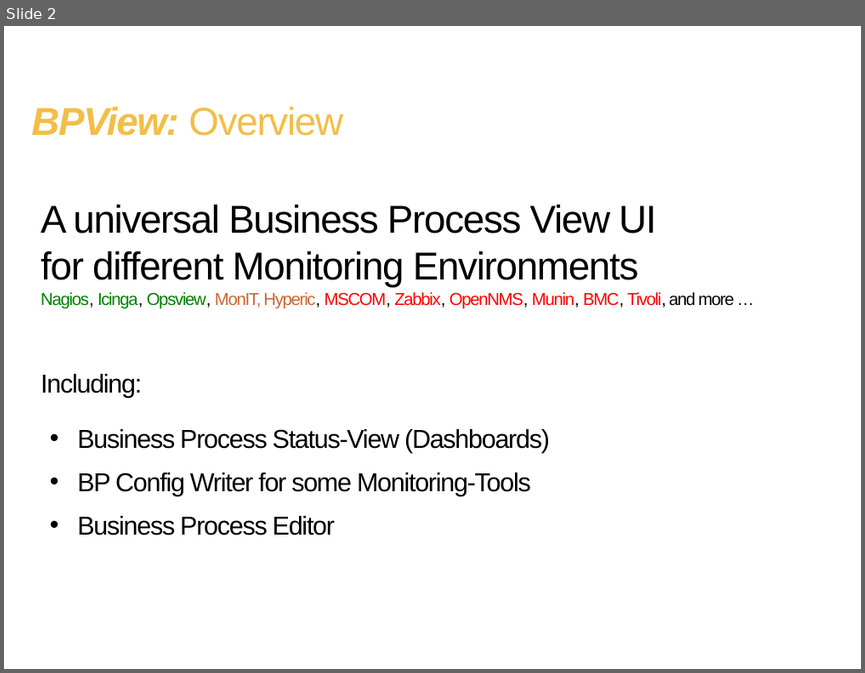
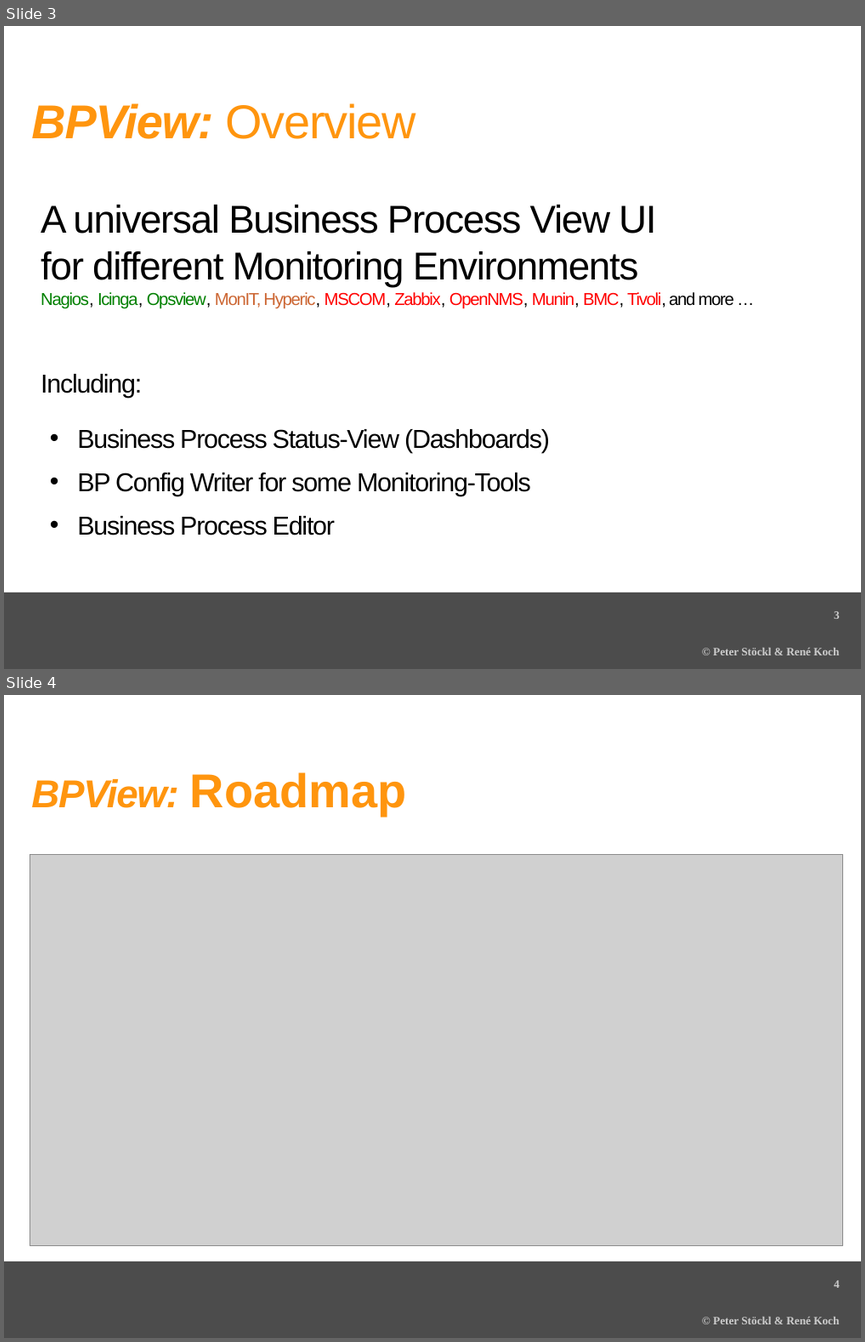
Before and after one commit to BPView/BPView, a slide deck: docs/BPView - The_Project.odp. Shown one above the other, each under a label of ours: slide 2 before the commit, slides 3 and 4 after it. The pictures are 865x673 and 865x1342 pixels, drawn with LibreOffice and Linux fonts; fonts in the diff are those of the drawing; grey boxes stand for pictures; background and template pictures are left out. Boxes give left, top, right and bottom in pixels: in the first picture for what was removed or moved away, otherwise in the second. Text is boxed around its words. In the diff, an @@ line names an element or a change of style, - is before the commit and + after.

```diff
--- a/docs/BPView - The_Project.odp
+++ b/docs/BPView - The_Project.odp
@@ slide 4 added at <box>4,695,861,1338</box>, background #FFFFFF; not listed: 1 template element that a slide beside it also shows @@
@@ title added at <box>31,772,406,816</box>, 36 pt, text #FF950E, bold, italic @@
+BPView: Roadmap
@@ picture added at <box>30,855,843,1247</box> @@
@@ page number added at <box>834,1280,840,1287</box>, 10.5 pt, text #CCCCCC, bold @@
+4
@@ text added at <box>713,1316,839,1324</box>, 10.5 pt, text #CCCCCC, bold @@
+© Peter Stöckl & René Koch
@@ what was slide 2 is now slide 3 @@
@@ slide 3 changed as well @@
@@ title "BPView: Overview" at <box>31,103,416,139</box>: size 36 to 44 pt, text colour #F2BE48 to #FF950E @@
@@ rectangle added at <box>4,592,861,669</box>, fill #4C4C4C @@
@@ page number added at <box>834,611,840,618</box>, 10.5 pt, text #CCCCCC, bold @@
+3
@@ text added at <box>713,647,839,655</box>, 10.5 pt, text #CCCCCC, bold @@
+© Peter Stöckl & René Koch
```
Also in this commit, not shown: 8 other slides changed, 2 other slides added, 1 slide removed, 5 other files.
